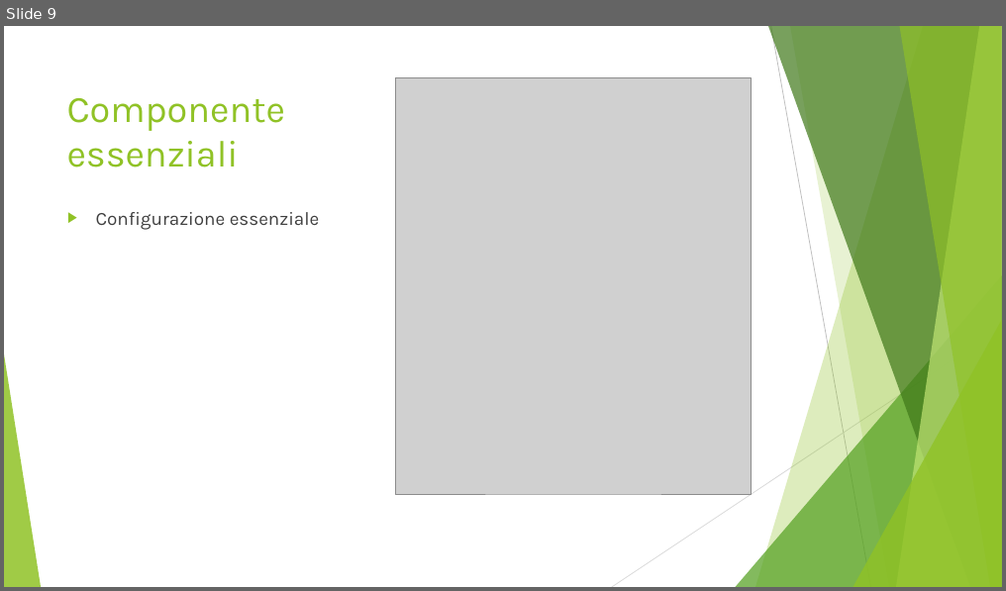
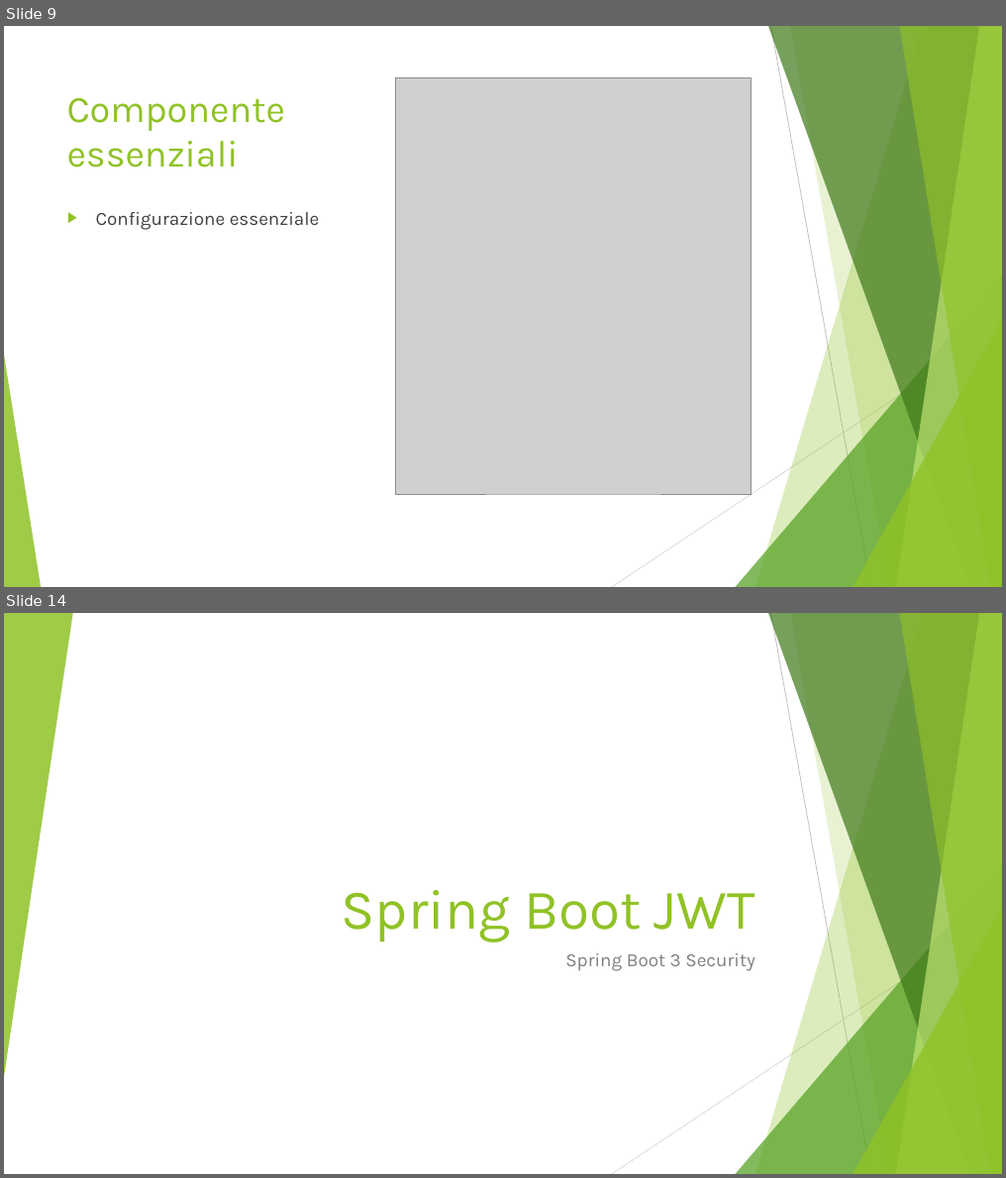
Before and after one commit to AlessandroS94/corso_21122022, a slide deck: Day 8/slide/Spring Boot Security.pptx. Shown one above the other, each under a label of ours: slide 9 before the commit, slides 9 and 14 after it; the slides between them are not shown. The pictures are 1006x591 and 1006x1178 pixels, drawn with LibreOffice and Linux fonts; fonts in the diff are those of the drawing; grey boxes stand for pictures. Boxes give left, top, right and bottom in pixels: in the first picture for what was removed or moved away, otherwise in the second. Text is boxed around its words. In the diff, an @@ line names an element or a change of style, - is before the commit and + after.

```diff
--- a/Day 8/slide/Spring Boot Security.pptx
+++ b/Day 8/slide/Spring Boot Security.pptx
@@ slide 14 added at (x1=4, y1=613, x2=1002, y2=1174), background #FFFFFF; not listed: 9 template elements that a slide beside it also shows @@
@@ triangle added at (x1=4, y1=613, x2=73, y2=1077), fill #90C226 at 85% opacity @@
@@ title added at (x1=342, y1=890, x2=755, y2=943), 54 pt, text #90C226 @@
+Spring Boot JWT
@@ subtitle added at (x1=565, y1=954, x2=755, y2=971), 18 pt, text #808080 @@
+Spring Boot 3 Security
```
Also in this commit, not shown: 2 slides changed, 6 other slides added.
